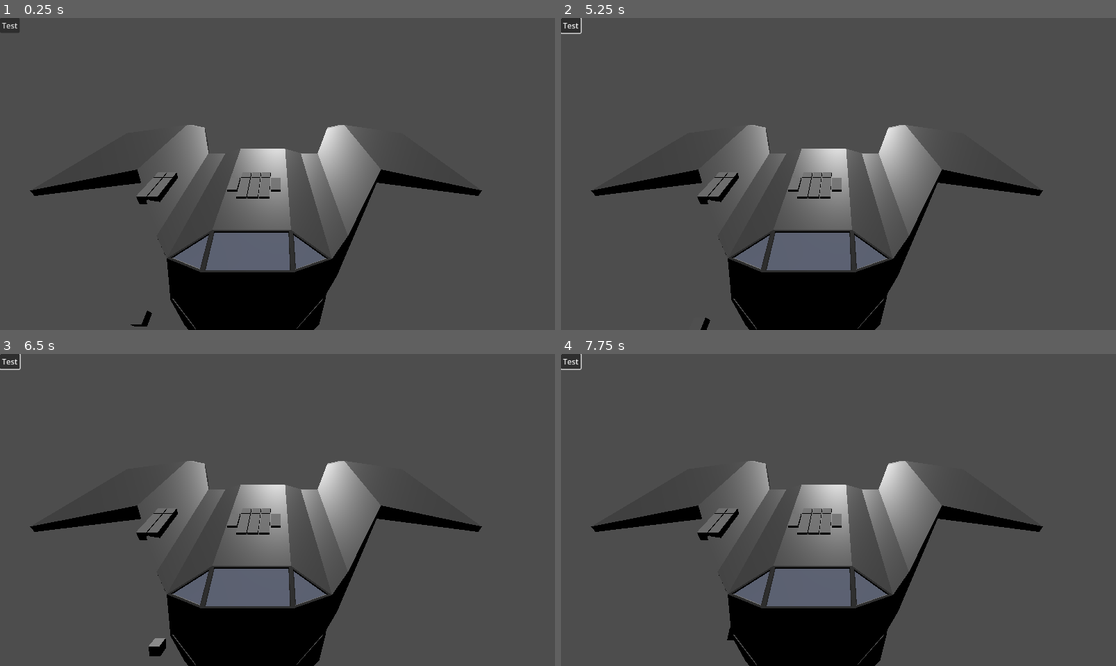
Above: before the commit, frames 1-4 (two rows, left to right).
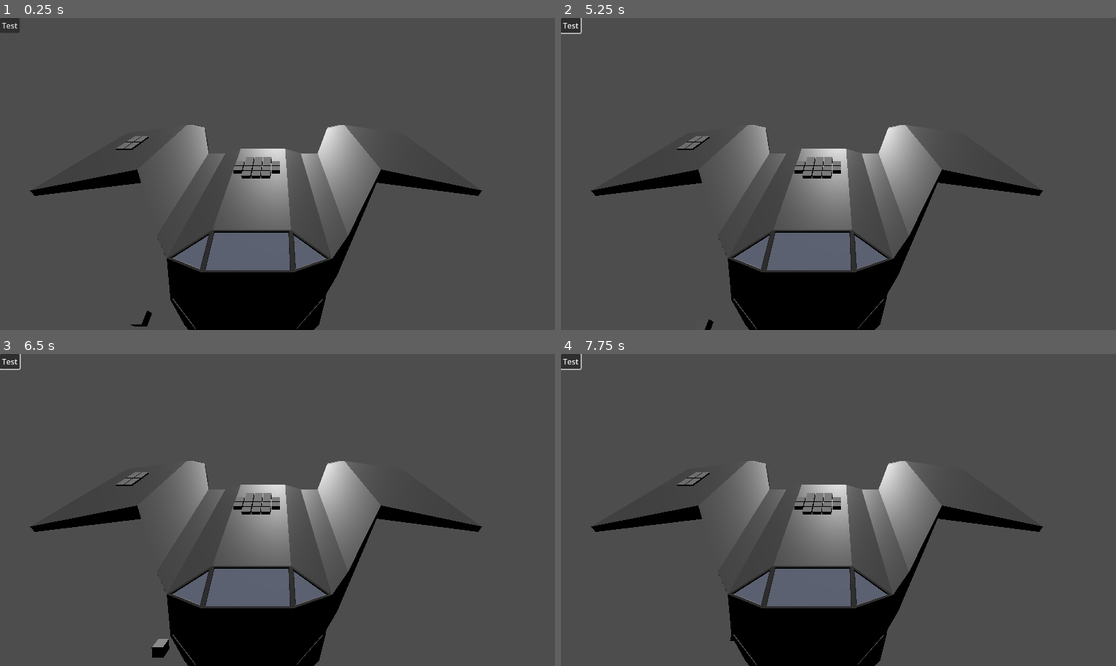
Above: after the commit, the same moments.

Repository: Xwilarg/LudumDare54
Game: Godot game, scene res://Scenes/Main.tscn
Two runs of this game, one before a commit and one after it. Both use one fixed random seed, a clock stepped at 60 frames per second and the inputs below.
Inputs (mouse positions are in pixels of both pictures, inside the frame that each line leads up to):
- Up to frame 1 (0.25 s): no input
- Up to frame 2 (5.25 s): click "Test" at 0.5 s; click "Test" at 1.25 s; click "Test" at 2 s; tap Enter at 2.75, 4.25 s; move the mouse to (960, 158) at 2.77 s; click (960, 158) at 2.92 s; tap Space at 3.5, 5 s; move the mouse to (727, 189) at 3.52 s; click (727, 189) at 3.67 s; move the mouse to (894, 105) at 4.27 s; click (894, 105) at 4.42 s; move the mouse to (810, 236) at 5.02 s; click (810, 236) at 5.17 s
- Up to frame 3 (6.5 s): move the mouse to (444, 556) at 5.77 s; click (444, 556) at 5.92 s
- Up to frame 4 (7.75 s): move the mouse to (672, 463) at 6.52 s; click (672, 463) at 6.67 s; move the mouse to (866, 510) at 7.27 s; click (866, 510) at 7.42 s

The runs differ from the first frame. In frame 1, 1.0% of the frame differs, in the area x 20-51%, y 37-60%; in frame 2, 1.1%; in frame 3, 1.1%, in the area x 20-51%, y 37-98%; in frame 4, 1.0%.

Commit message:
Improve node management

Diff:
--- a/Scenes/Main.tscn
+++ b/Scenes/Main.tscn
@@ -18,6 +18,7 @@
 script = ExtResource("2_yq2f1")
 
 [node name="Grid" type="Node3D" parent="spaceship"]
+transform = Transform3D(1, 0, 0, 0, 1, 0, 0, 0, 1, 0, 7.45155, 0)
 script = ExtResource("3_u2myk")
 raw_shape = ".XXX.
 XXXXX
@@ -27,7 +28,7 @@
 [node name="CollisionShape3D" type="CollisionShape3D" parent="spaceship"]
 
 [node name="Grid2" type="Node3D" parent="spaceship"]
-transform = Transform3D(1, 0, 0, 0, 1, 0, 0, 0, 1, -10, 0, 0)
+transform = Transform3D(1, 0, 0, 0, 1, 0, 0, 0, 1, -18.0755, 7.81913, -6)
 script = ExtResource("3_u2myk")
 raw_shape = "XX
 XX
@@ -42,6 +43,7 @@
 current = true
 
 [node name="GridManager" parent="." node_paths=PackedStringArray("grid_ref") instance=ExtResource("2_obdl2")]
+transform = Transform3D(1, 0, 0, 0, 1, 0, 0, 0, 1, 0, 0, 0)
 grid_ref = [NodePath("../spaceship/Grid"), NodePath("../spaceship/Grid2")]
 
 [node name="UI" type="Control" parent="."]
--- a/Scenes/Slot.tscn
+++ b/Scenes/Slot.tscn
@@ -1,16 +1,7 @@
-[gd_scene load_steps=3 format=3 uid="uid://bs6tx6nupfxay"]
+[gd_scene load_steps=2 format=3 uid="uid://bs6tx6nupfxay"]
 
-[sub_resource type="SphereShape3D" id="SphereShape3D_4hrhs"]
+[sub_resource type="BoxMesh" id="BoxMesh_gpg7j"]
 
-[sub_resource type="BoxMesh" id="BoxMesh_6w6w8"]
-
-[node name="Slot" type="Node3D"]
-
-[node name="StaticBody3D" type="StaticBody3D" parent="."]
-
-[node name="CollisionShape3D" type="CollisionShape3D" parent="StaticBody3D"]
-shape = SubResource("SphereShape3D_4hrhs")
-
-[node name="MeshInstance3D" type="MeshInstance3D" parent="StaticBody3D/CollisionShape3D"]
-mesh = SubResource("BoxMesh_6w6w8")
-skeleton = NodePath("../../..")
+[node name="Slot" type="MeshInstance3D"]
+mesh = SubResource("BoxMesh_gpg7j")
+skeleton = NodePath("../..")
--- a/Scripts/GameManager.gd
+++ b/Scripts/GameManager.gd
@@ -15,7 +15,7 @@
 func subscribe_button(b: ItemButton) -> void:
 	if len(_cards) == 0:
 		_init_cards()
-	b._curr_card = _cards[rng.randi_range(0, len(_cards))]
+	b._curr_card = _cards[rng.randi_range(0, len(_cards) - 1)]
 	_buttons.append(b)
 
 func load_item(item: Card) -> void:
--- a/Scripts/GridManager.gd
+++ b/Scripts/GridManager.gd
@@ -12,8 +12,8 @@
 func instanciate_slots(x: float, z: float, xLen: int, zLen: int, grid_local_position: Vector3):
 	var elem = _prefab.instantiate()
 	elem.global_position = Vector3(
-		grid_local_position.x + self.global_position.x + x + (_space * x) - xLen / 2.0,
-		grid_local_position.y + self.global_position.y,
-		grid_local_position.z + self.global_position.z + z + (_space * z) - zLen / 2.0
+		grid_local_position.x + x + (_space * x) - xLen / 2.0,
+		grid_local_position.y,
+		grid_local_position.z + z + (_space * z) - zLen / 2.0
 	)
 	add_child(elem)
Not shown: 1 places in Scenes/Main.tscn that only renumber resources
